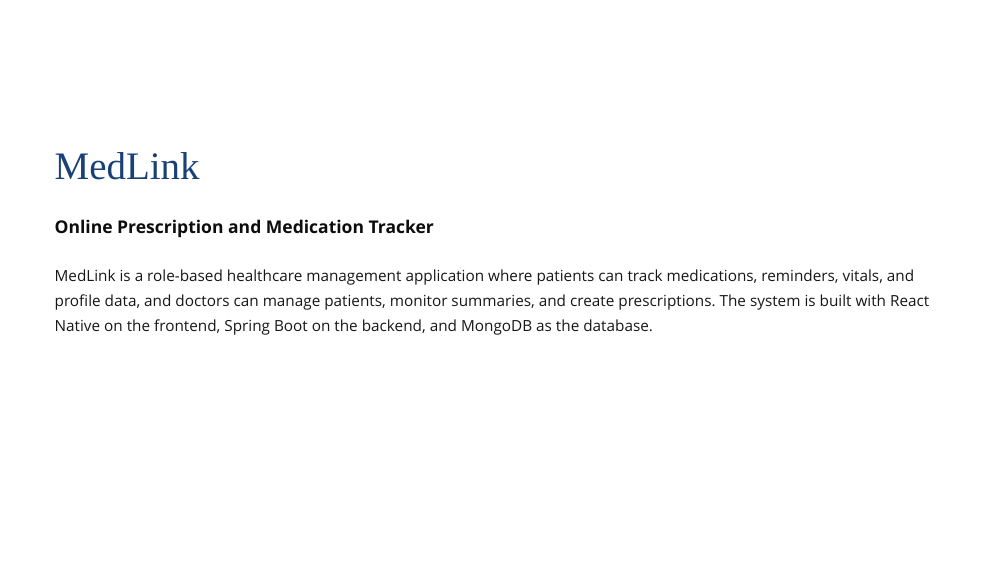
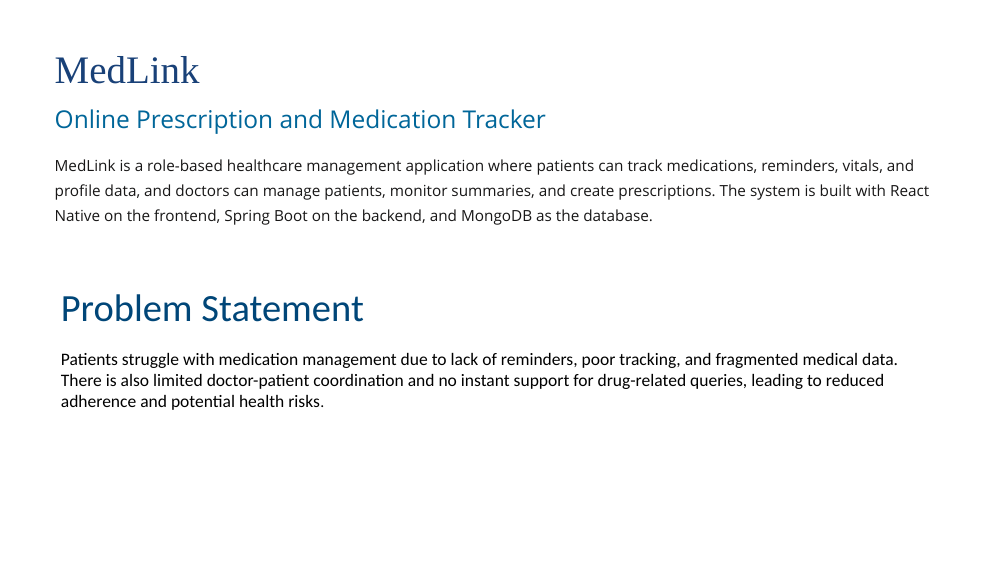
Before and after one commit to nagaraman500-stack/medlink-project, a slide deck: slide 2 of ppt/Medlink PPT.pptx. Drawn at 1008x567 pixels with LibreOffice and Linux fonts; fonts in the diff are those of the drawing; background and template pictures are left out. Boxes give left, top, right and bottom in pixels: in the first picture for what was removed or moved away, otherwise in the second. Text is boxed around its words. In the diff, an @@ line names an element or a change of style, - is before the commit and + after.

```diff
--- a/ppt/Medlink PPT.pptx
+++ b/ppt/Medlink PPT.pptx
@@ text "MedLink": place and size @@
-text "MedLink" at box(55, 152, 200, 180)
+text "MedLink" at box(55, 56, 200, 84)
@@ text "Online Prescription and Medication Tracker": place and size @@
-text "Online Prescription and Medication Tracker" at box(55, 219, 434, 238)
+text "Online Prescription and Medication Tracker" at box(55, 109, 546, 134)
@@ text "Online Prescription and Medication Tracker" at box(55, 109, 546, 134): size 20 to 28 pt, text colour #0D0D0D to #006699, bold off @@
@@ text "MedLink is a role-based healthcare ...": place and size @@
-text "MedLink is a role-based healthcare ..." at box(55, 269, 929, 335)
+text "MedLink is a role-based healthcare ..." at box(55, 159, 929, 225)
@@ text added at box(61, 294, 898, 410), 20 pt, text #000000 @@
+Problem Statement
+Patients struggle with medication management due to lack of reminders, poor tracking, and fragmented medical data. There is also limited doctor-patient coordination and no instant support for drug-related queries, leading to reduced adherence and potential health risks.
```
Also in this commit, not shown: 2 other slides changed, 4 slides added, 11 slides removed.
